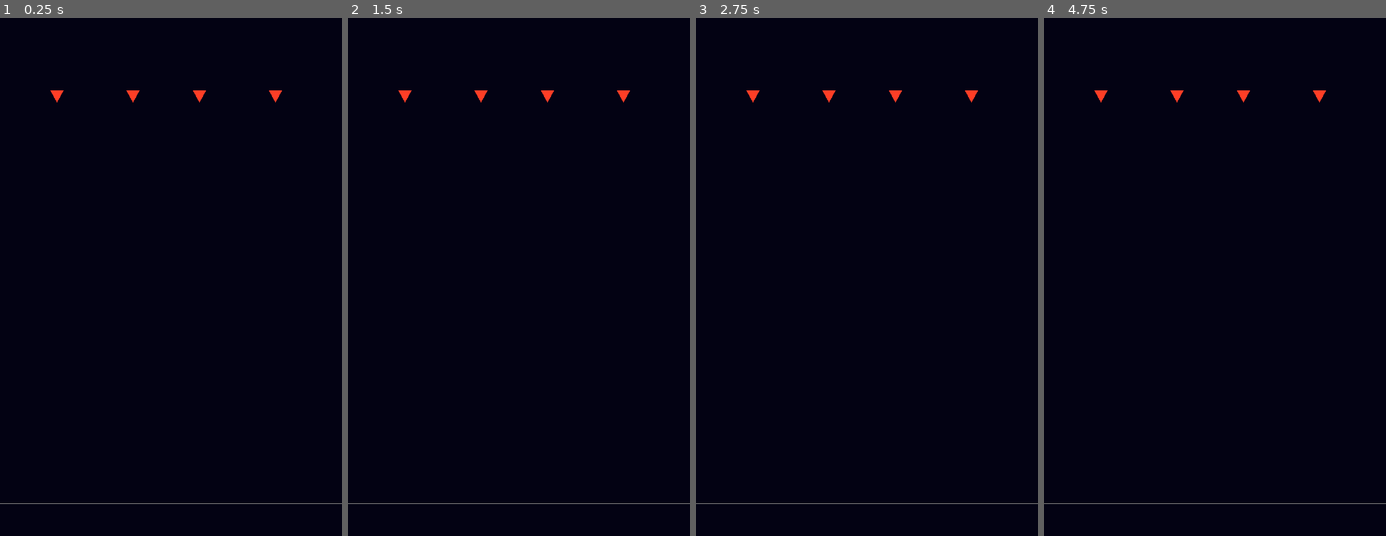
Above: before the commit, frames 1-4 (left to right).
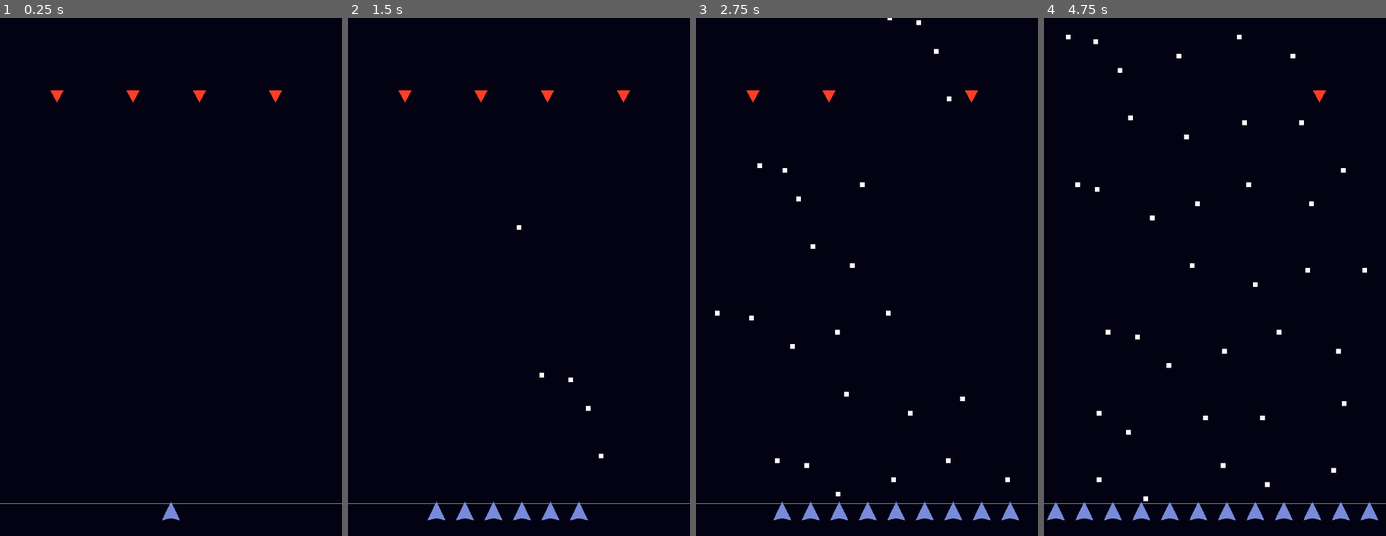
Above: after the commit, the same moments.

Repository: mystal/corneria
Game: Godot game, scene res://levels/proto.tscn
Two runs of this game, one before a commit and one after it. Both use one fixed random seed, a clock stepped at 60 frames per second and the inputs below.
Inputs (mouse positions are in pixels of both pictures, inside the frame that each line leads up to):
- Up to frame 1 (0.25 s): no input
- Up to frame 2 (1.5 s): tap Enter (ui_accept) at 0.5, 0.6, 0.77, 1.07, 1.35 s; move the mouse to (594, 292) at 0.52 s; hold Right (ui_right) 0.53-1.28 s; move the mouse to (450, 354) at 1.27 s; hold Left (ui_left) from 1.28 s (still down)
- Up to frame 3 (2.75 s): tap Enter (ui_accept) at 1.52, 1.82, 2.1 s; move the mouse to (901, 188) at 2.02 s; release Left (ui_left) at 2.03 s; hold Right (ui_right) from 2.03 s (still down)
- Up to frame 4 (4.75 s): move the mouse to (1197, 442) at 2.77 s; tap Enter (ui_accept) at 2.85, 3.02, 3.32, 3.6, 3.77, 4.07, 4.35, 4.52 s; move the mouse to (1317, 411) at 3.52 s; release Right (ui_right) at 3.53 s; hold Left (ui_left) from 3.53 s (still down); move the mouse to (1112, 230) at 4.27 s

The runs differ from the first frame. In frame 1, less than 0.1% of the frame differs, in the area x 47-53%, y 93-98%; in frame 2, 0.6%; in frame 3, 1.2%; in frame 4, 1.8%, in the area x 0-98%, y 3-98%.

Commit message:
New Player scene that can have multiple ships
Press Space to spawn a new ship!

And player ships can die now :3

Diff:
--- /dev/null
+++ b/godot/entities/player/player.gd
@@ -0,0 +1,61 @@
+class_name Player
+extends Node2D
+
+@export_group("Init")
+@export var starter_ships: Array[StarterShips] = []
+
+@export_group("Movement")
+@export var top_left_limit: Node2D
+@export var bottom_right_limit: Node2D
+
+@export_group("Ship Management")
+@export var spacing: float = 60
+
+var _ships: Array[ShooterShip] = []
+
+func _ready() -> void:
+	for e in starter_ships:
+		if e.ship_scene:
+			add_ships(e.ship_scene, e.num_ships)
+
+func _physics_process(delta: float) -> void:
+	# TODO: Keyboard/Controller input
+	# Get the input direction and handle the movement/deceleration.
+	# As good practice, you should replace UI actions with custom gameplay actions.
+	# var direction := Input.get_axis("ui_left", "ui_right")
+	# if direction:
+	# 	velocity.x = direction * _speed
+	# else:
+	# 	velocity.x = move_toward(velocity.x, 0, _speed)
+	#move_and_slide()
+
+	if Input.is_action_just_pressed("ui_accept") and starter_ships and starter_ships[0].ship_scene:
+		add_ships(starter_ships[0].ship_scene, 1)
+
+	# Mouse/Touch input
+	var mouse_pos = get_global_mouse_position()
+	position = position.lerp(mouse_pos, delta * 4.0)
+	if top_left_limit and bottom_right_limit:
+		position = position.clamp(top_left_limit.position, bottom_right_limit.position)
+	# var viewport_rect = get_viewport_rect()
+	# if viewport_rect.has_point(mouse_pos):
+		# var dv = position.distance_to(mouse_pos)
+		# position = position.move_toward(mouse_pos, _speed * delta)
+
+func add_ships(ship_scene: PackedScene, num_ships: int) -> void:
+	for i in num_ships:
+		var new_ship = ship_scene.instantiate()
+		new_ship.ship_died.connect(_on_ship_died)
+		add_child(new_ship)
+		_ships.append(new_ship)
+	_distribute_ships()
+
+func _distribute_ships() -> void:
+	var total_spacing = (_ships.size() - 1) * spacing
+	var start_x = -total_spacing / 2
+	for i in _ships.size():
+		_ships[i].position.x = start_x + (spacing * i)
+
+func _on_ship_died(ship: ShooterShip) -> void:
+	_ships.erase(ship)
+	_distribute_ships()
--- /dev/null
+++ b/godot/entities/player/player.tscn
@@ -0,0 +1,6 @@
+[gd_scene load_steps=2 format=3 uid="uid://sfmcgh8i8s3c"]
+
+[ext_resource type="Script" path="res://entities/player/player.gd" id="1_y4flr"]
+
+[node name="Player" type="Node2D"]
+script = ExtResource("1_y4flr")
--- a/godot/entities/player/shooter_ship.gd
+++ b/godot/entities/player/shooter_ship.gd
@@ -3,8 +3,6 @@
 
 @export_group("Movement")
 # @export var _speed = 300.0
-@export var top_left_limit: Node2D
-@export var bottom_right_limit: Node2D
 
 @export_group("Shooter")
 @export var projectile_scene: PackedScene
@@ -14,40 +12,24 @@
 
 @onready var _fire_cooldown: float = 1.0 / fire_rate
 
+signal ship_died(ship: ShooterShip)
+
 func _physics_process(delta: float) -> void:
-	# TODO: Keyboard/Controller input
-	# Get the input direction and handle the movement/deceleration.
-	# As good practice, you should replace UI actions with custom gameplay actions.
-	# var direction := Input.get_axis("ui_left", "ui_right")
-	# if direction:
-	# 	velocity.x = direction * _speed
-	# else:
-	# 	velocity.x = move_toward(velocity.x, 0, _speed)
-	#move_and_slide()
-
-	# Mouse/Touch input
-	var mouse_pos = get_global_mouse_position()
-	position = position.lerp(mouse_pos, delta * 4.0)
-	if top_left_limit and bottom_right_limit:
-		position = position.clamp(top_left_limit.position, bottom_right_limit.position)
-	# var viewport_rect = get_viewport_rect()
-	# if viewport_rect.has_point(mouse_pos):
-		# var dv = position.distance_to(mouse_pos)
-		# position = position.move_toward(mouse_pos, _speed * delta)
-
 	_fire_cooldown -= delta
 	if _fire_cooldown <= 0.0:
 		# Spawn projectile
 		var new_projectile: Projectile = projectile_scene.instantiate()
 		new_projectile.instigator = self
-		new_projectile.position = position
+		new_projectile.position = global_position
 		new_projectile.dir = Vector2.UP
 		get_tree().current_scene.add_child(new_projectile)
 
 		# Reset cooldown
 		_fire_cooldown = 1.0 / fire_rate
 
+func _exit_tree() -> void:
+	ship_died.emit(self)
+
 func _on_hurt_box_area_entered(area: Area2D) -> void:
 	if area is Projectile and area.faction != faction:
-		# TODO: Determine what should happen??
-		print('Ouch')
+		queue_free()
--- /dev/null
+++ b/godot/entities/player/starter_ships.gd
@@ -0,0 +1,5 @@
+class_name StarterShips
+extends Resource
+
+@export var ship_scene: PackedScene
+@export_range(0, 20, 1, "or_greater") var num_ships: int = 0
--- a/godot/levels/proto.tscn
+++ b/godot/levels/proto.tscn
@@ -1,6 +1,14 @@
-[gd_scene load_steps=2 format=3 uid="uid://cn3eqyqq8m0cj"]
+[gd_scene load_steps=6 format=3 uid="uid://cn3eqyqq8m0cj"]
 
+[ext_resource type="PackedScene" uid="uid://sfmcgh8i8s3c" path="res://entities/player/player.tscn" id="1_gjtow"]
 [ext_resource type="PackedScene" uid="uid://bqmhpckf5nna4" path="res://entities/enemies/enemy.tscn" id="2_ts2fp"]
+[ext_resource type="Script" path="res://entities/player/starter_ships.gd" id="3_5lrpw"]
+[ext_resource type="PackedScene" uid="uid://dqg0hcdo0u5in" path="res://entities/player/shooter_ship.tscn" id="4_hrawq"]
+
+[sub_resource type="Resource" id="Resource_vvxnk"]
+script = ExtResource("3_5lrpw")
+ship_scene = ExtResource("4_hrawq")
+num_ships = 1
 
 [node name="LevelRoot" type="Node2D"]
 
@@ -9,6 +17,12 @@
 points = PackedVector2Array(0, 1040, 720, 1040)
 width = 2.0
 default_color = Color(0.457296, 0.457296, 0.457296, 1)
+
+[node name="Player" parent="." node_paths=PackedStringArray("top_left_limit", "bottom_right_limit") instance=ExtResource("1_gjtow")]
+position = Vector2(360, 1160)
+starter_ships = Array[ExtResource("3_5lrpw")]([SubResource("Resource_vvxnk")])
+top_left_limit = NodePath("../PlayerTopLeftLimit")
+bottom_right_limit = NodePath("../PlayerBottomRightLimit")
 
 [node name="PlayerTopLeftLimit" type="Node2D" parent="."]
 position = Vector2(0, 1040)
